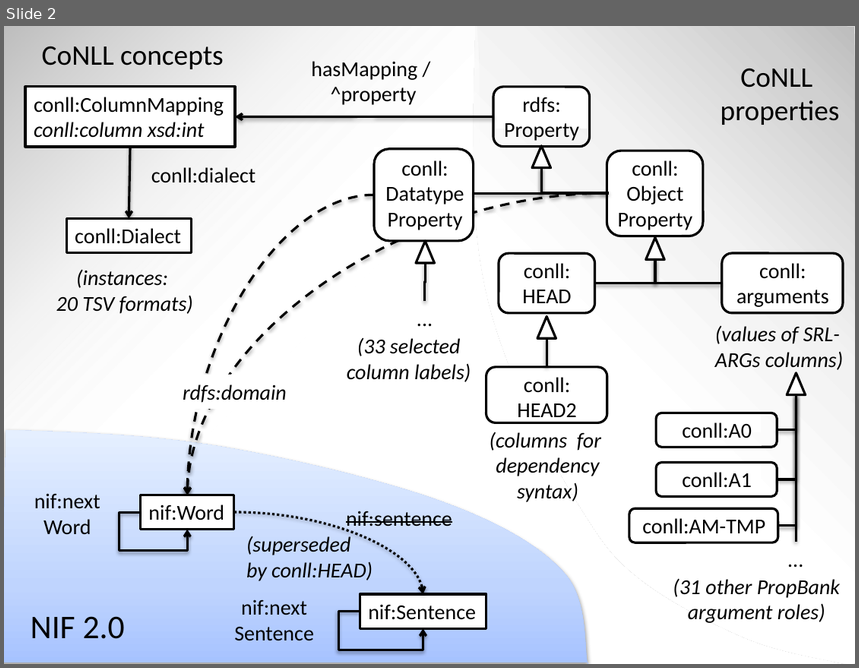
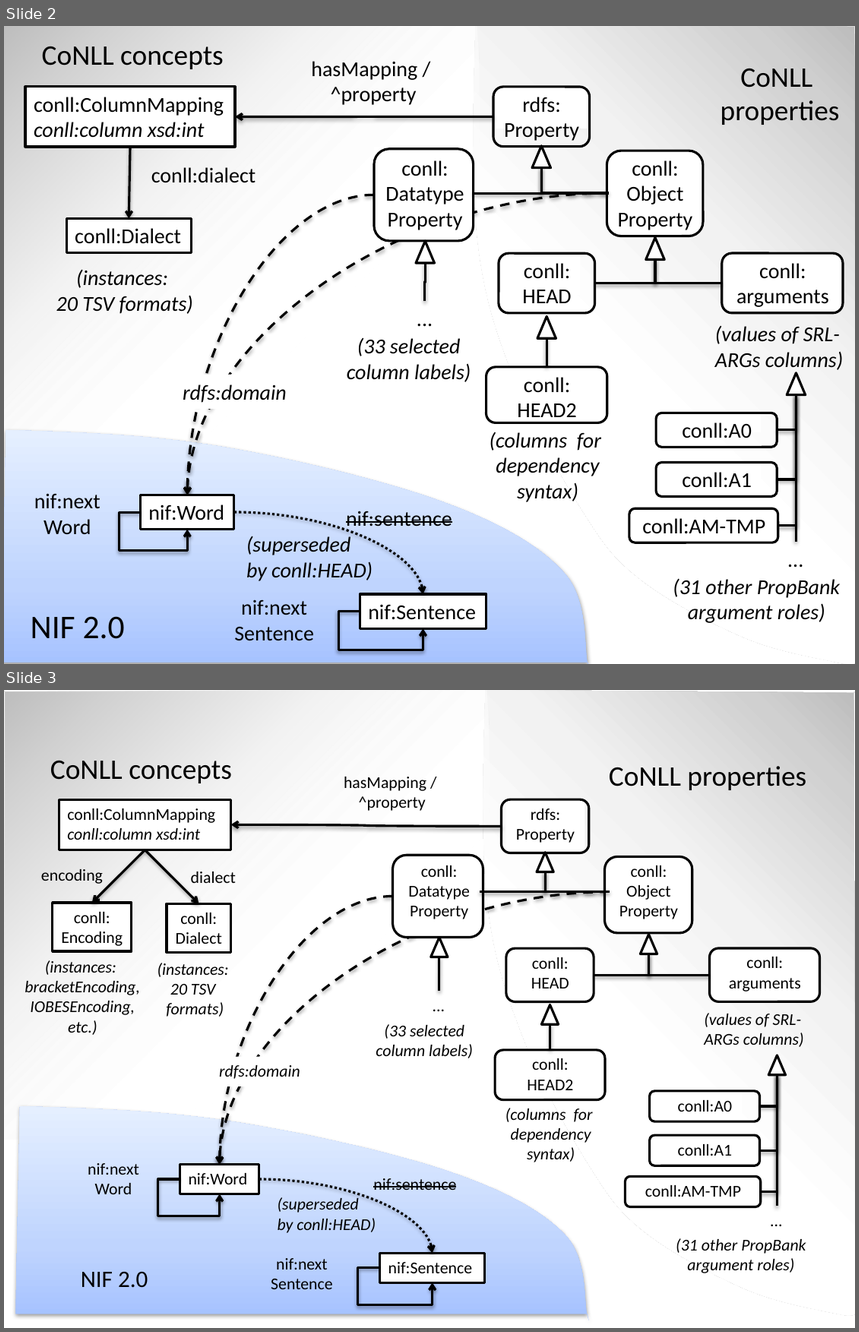
Before and after one commit to acoli-repo/conll-rdf, a slide deck: owl/conll.pptx. Shown one above the other, each under a label of ours: slide 2 before the commit, slides 2 and 3 after it. The pictures are 859x668 and 859x1332 pixels, drawn with LibreOffice and Linux fonts; fonts in the diff are those of the drawing. Boxes give left, top, right and bottom in pixels: in the first picture for what was removed or moved away, otherwise in the second. Text is boxed around its words. In the diff, an @@ line names an element or a change of style, - is before the commit and + after.

```diff
--- a/owl/conll.pptx
+++ b/owl/conll.pptx
@@ slide 3 added at box(4, 690, 855, 1328), background #FFFFFF @@
@@ text added at box(41, 869, 103, 884), 14 pt, text #000000 @@
+encoding
@@ arrow added from (145, 850) to (91, 903), #000000 2 pt @@
@@ rectangle added at box(53, 903, 132, 951), fill #FFFFFF, outline #000000 2 pt, 14 pt, text #000000 @@
+conll:
+Encoding
@@ text added at box(25, 961, 140, 1035), 14 pt, text #000000, italic @@
+(instances:
+bracketEncoding,
+IOBESEncoding,
+etc.)
@@ group added at box(4, 690, 855, 1321): 24 texts, 10 elbow lines, 9 rounded rectangles, 6 rectangles, 5 triangles, 4 curved arrows, 3 freeform shapes, 2 elbow arrows, 1 arrow @@
+nif:Word
+nif:Sentence
+conll:ColumnMapping
+conll:column xsd:int
+conll:
+Dialect
+nif:next
+Sentence
+nif:next
+Word
+conll:
+Object
+Property
+conll:
+HEAD
+conll:
+arguments
+conll:A0
+conll:A1
+conll:AM-TMP
+(31 other PropBank
+argument roles)
+conll:
+HEAD2
+(33 selected
+column labels)
+(values of SRL-
+ARGs columns)
+(columns for
+dependency
+syntax)
+dialect
+...
+...
+hasMapping /
+^property
+rdfs:
+Property
+(instances:
+20 TSV
+formats)
+NIF 2.0
+rdfs:domain
+conll:
+Datatype
+Property
+CoNLL properties
+CoNLL concepts
+nif:sentence
+(superseded
+by conll:HEAD)
```
Also in this commit, not shown: 1 other slide added, 1 other file.
